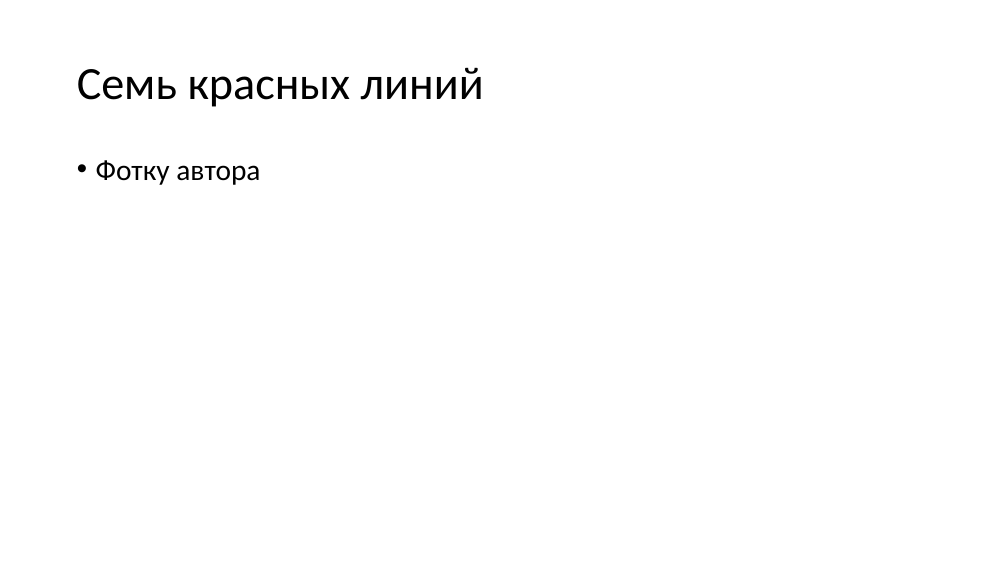
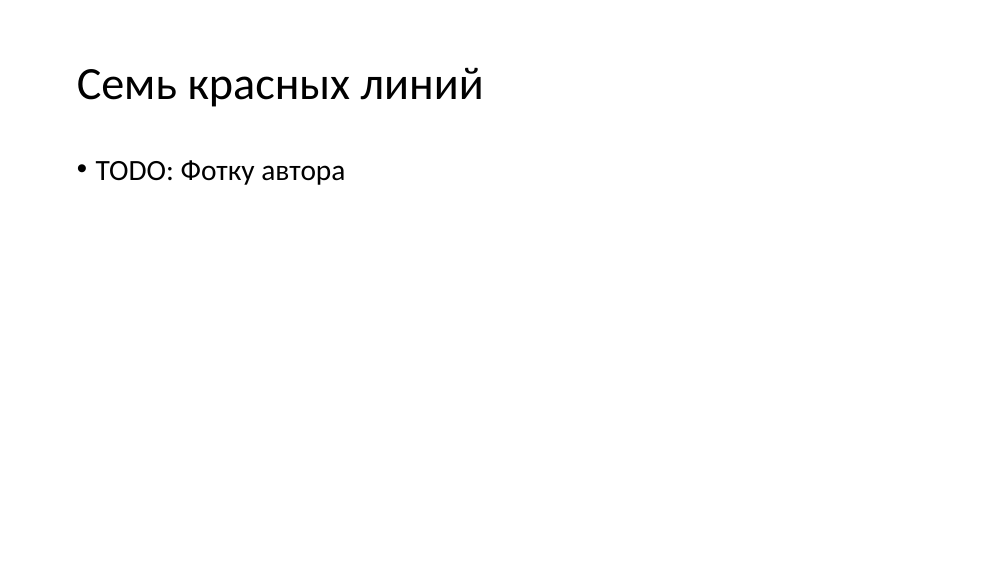
Before and after one commit to kugushev/presentations, a slide deck: slide 8 of Presentation.pptx. Drawn at 1008x567 pixels with LibreOffice and Linux fonts; fonts in the diff are those of the drawing. Boxes give left, top, right and bottom in pixels: in the first picture for what was removed or moved away, otherwise in the second. Text is boxed around its words. In the diff, an @@ line names an element or a change of style, - is before the commit and + after.

```diff
--- a/Presentation.pptx
+++ b/Presentation.pptx
@@ text at (x1=96, y1=160, x2=345, y2=185): text changed @@
-• Фотку автора
+• TODO: Фотку автора
```
Also in this commit, not shown: 6 other slides changed, 1 other file.
